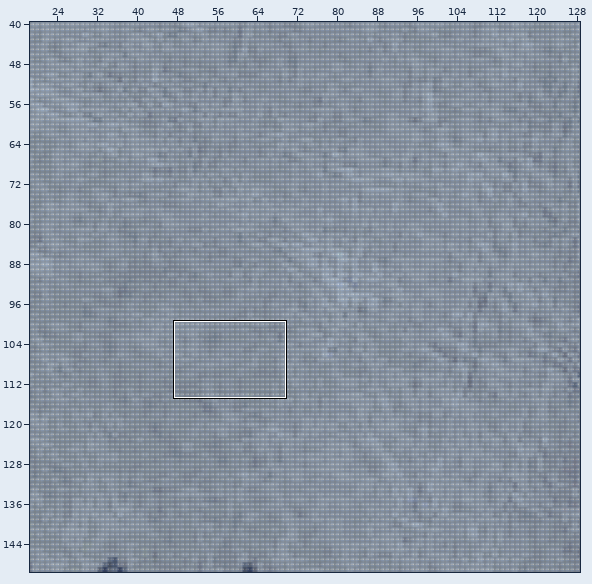
Tiled map, stored at forge-gui/res/adventure/MiddleEarth/world/middleearth/chunk_7_5.tmx. The picture above shows the old version from afar; the outline marks the close-up.
Close-up. Before the edit:
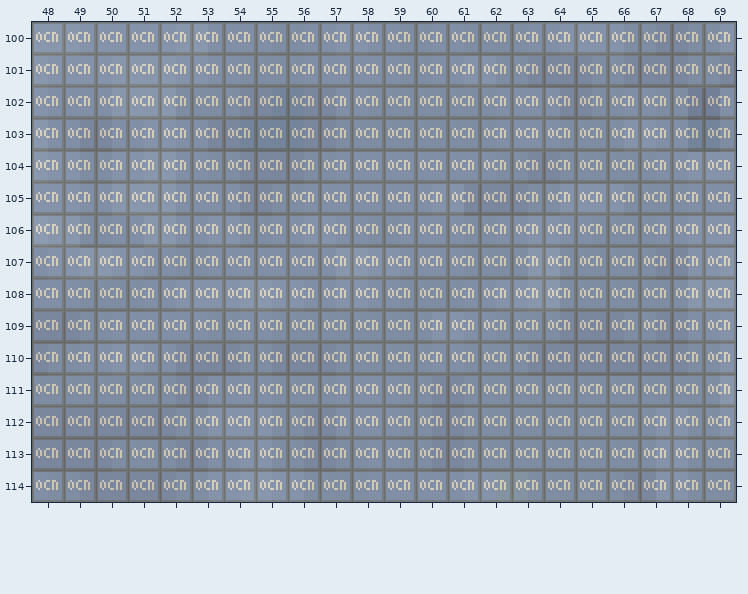
Cells are 16x16 px. Shown: x 48..69, y 100..114. The commit also changed other parts of the map, which this record leaves out.
After the commit:
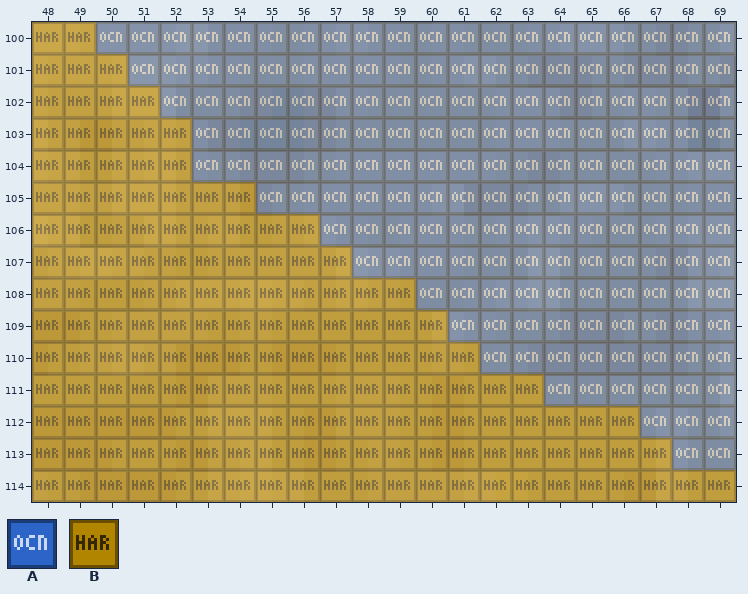
Key: from "biomes": A 0 "ocean", B 9 "harad_waith".
_ is an empty cell, . an unchanged one.
The edit:
--- layer "Biomes"
@@ x 48..69 @@
-100 AA....................
-101 AAA...................
-102 AAAA..................
-103 AAAAA.................
-104 AAAAA.................
-105 AAAAAAA...............
-106 AAAAAAAAA.............
-107 AAAAAAAAAA............
-108 AAAAAAAAAAAA..........
-109 AAAAAAAAAAAAA.........
-110 AAAAAAAAAAAAAA........
-111 AAAAAAAAAAAAAAAA......
-112 AAAAAAAAAAAAAAAAAAA...
-113 AAAAAAAAAAAAAAAAAAAA..
-114 AAAAAAAAAAAAAAAAAAAAAA
+100 BB....................
+101 BBB...................
+102 BBBB..................
+103 BBBBB.................
+104 BBBBB.................
+105 BBBBBBB...............
+106 BBBBBBBBB.............
+107 BBBBBBBBBB............
+108 BBBBBBBBBBBB..........
+109 BBBBBBBBBBBBB.........
+110 BBBBBBBBBBBBBB........
+111 BBBBBBBBBBBBBBBB......
+112 BBBBBBBBBBBBBBBBBBB...
+113 BBBBBBBBBBBBBBBBBBBB..
+114 BBBBBBBBBBBBBBBBBBBBBB
Where, in picture pixels (left, top, right, bottom), the same in both close-ups:
changed: (32, 22, 736, 502)
